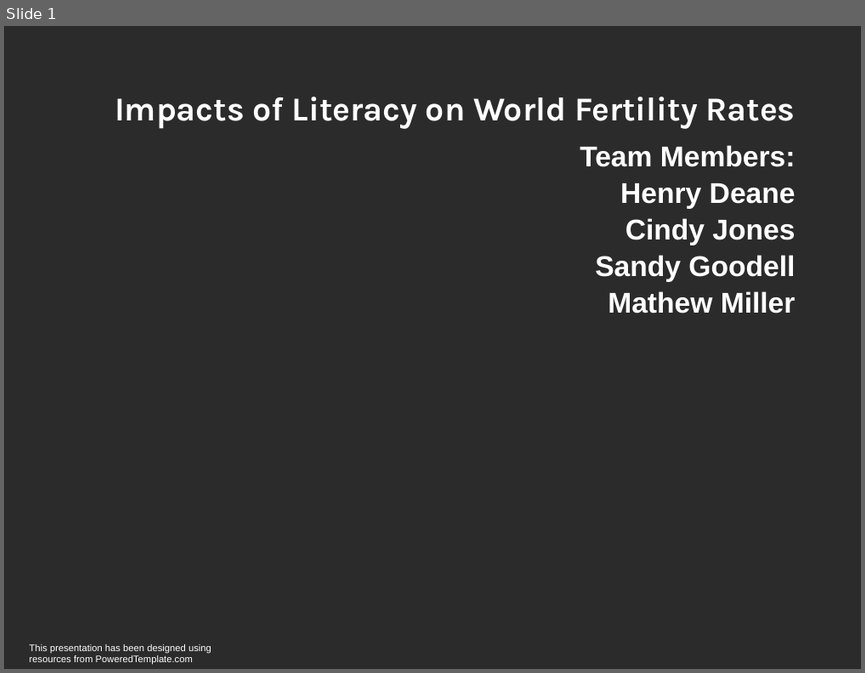
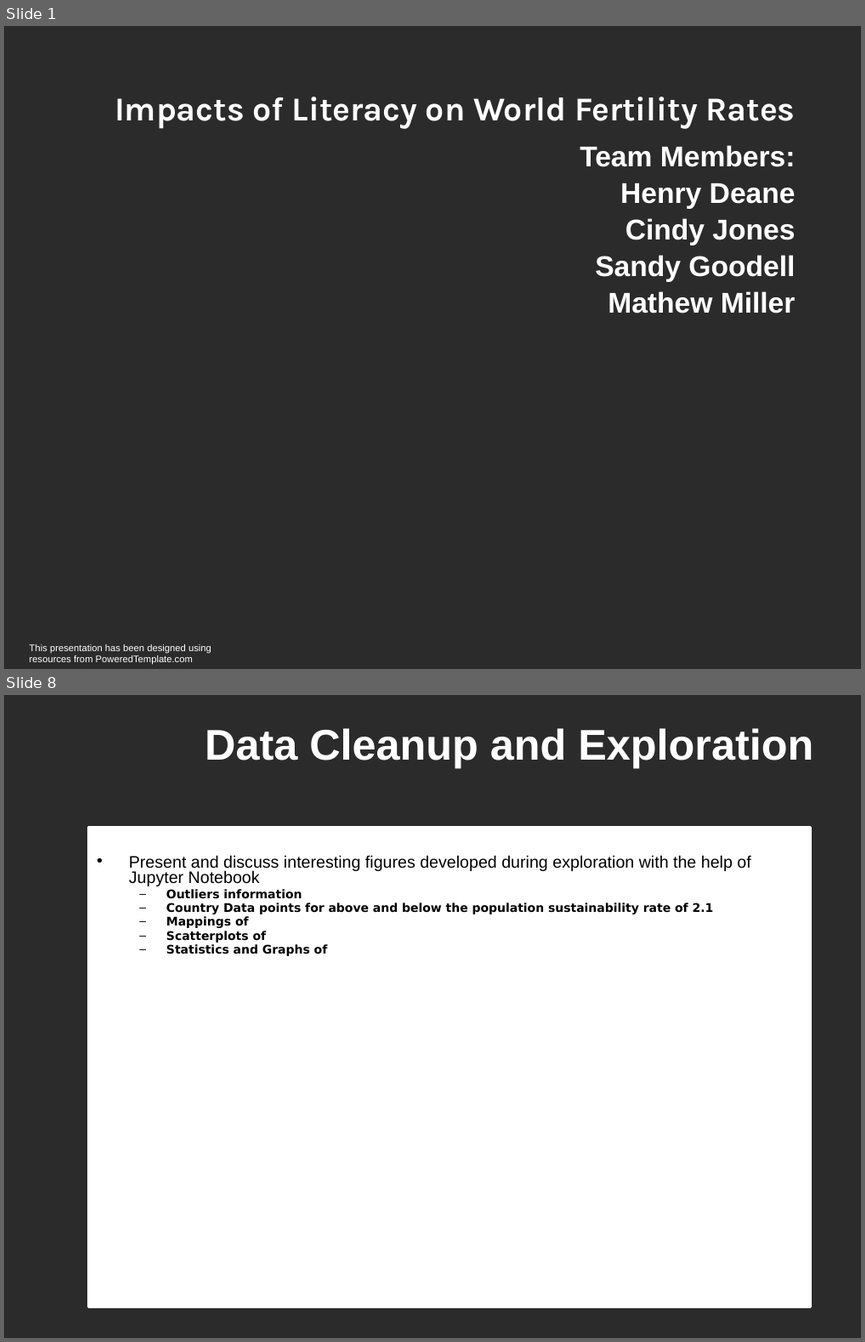
Before and after one commit to CShattoJones/Teamfive, a slide deck: sgoodel3template.pptx. Shown one above the other, each under a label of ours: slide 1 before the commit, slides 1 and 8 after it; the slides between them are not shown. The pictures are 865x673 and 865x1342 pixels, drawn with LibreOffice and Linux fonts; fonts in the diff are those of the drawing; background and template pictures are left out; a plain dark background stands for a picture behind light text. Boxes give left, top, right and bottom in pixels: in the first picture for what was removed or moved away, otherwise in the second. Text is boxed around its words. In the diff, an @@ line names an element or a change of style, - is before the commit and + after.

```diff
--- a/sgoodel3template.pptx
+++ b/sgoodel3template.pptx
@@ slide 8 added at <box>4,695,861,1338</box>, background picture (left out) @@
@@ title added at <box>205,728,813,768</box>, 36 pt, text #FFFFFF, bold @@
+Data Cleanup and Exploration
@@ rectangle added at <box>88,828,811,1307</box>, fill #FFFFFF, outline #FFFFFF 2 pt, 10 pt, text #000000, bold @@
+• Present and discuss interesting figures developed during exploration with the help of Jupyter Notebook
+  – Outliers information
+  – Country Data points for above and below the population sustainability rate of 2.1
+  – Mappings of
+  – Scatterplots of
+  – Statistics and Graphs of
```
Also in this commit, not shown: 3 slides changed, 6 other slides added, 2 slides removed.
